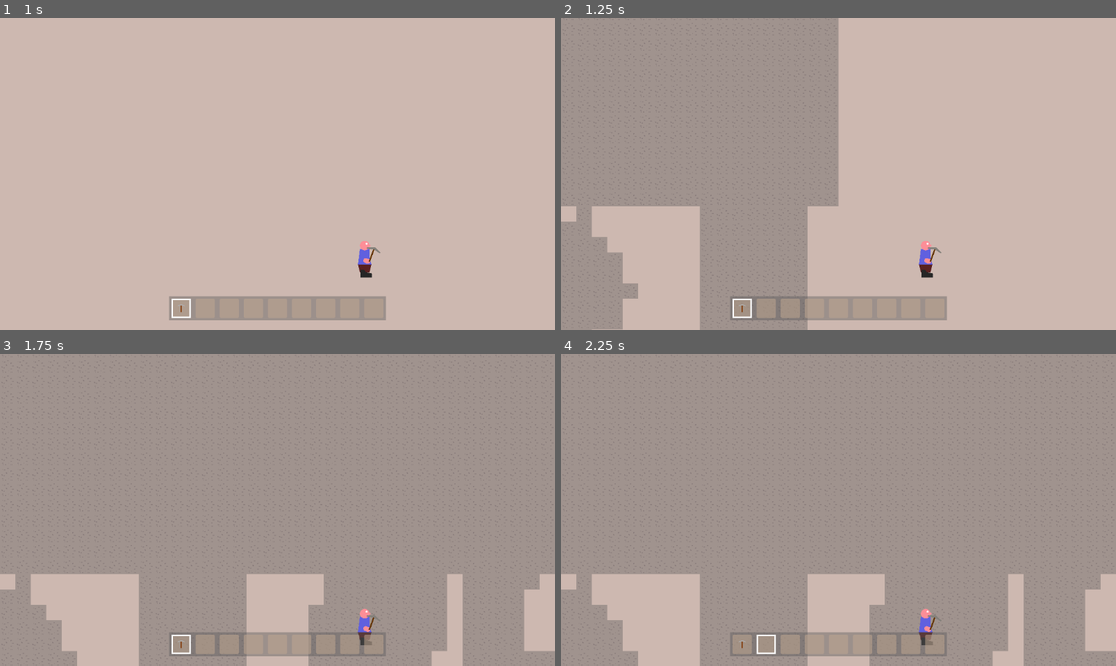
Above: before the commit, frames 1-4 (two rows, left to right).
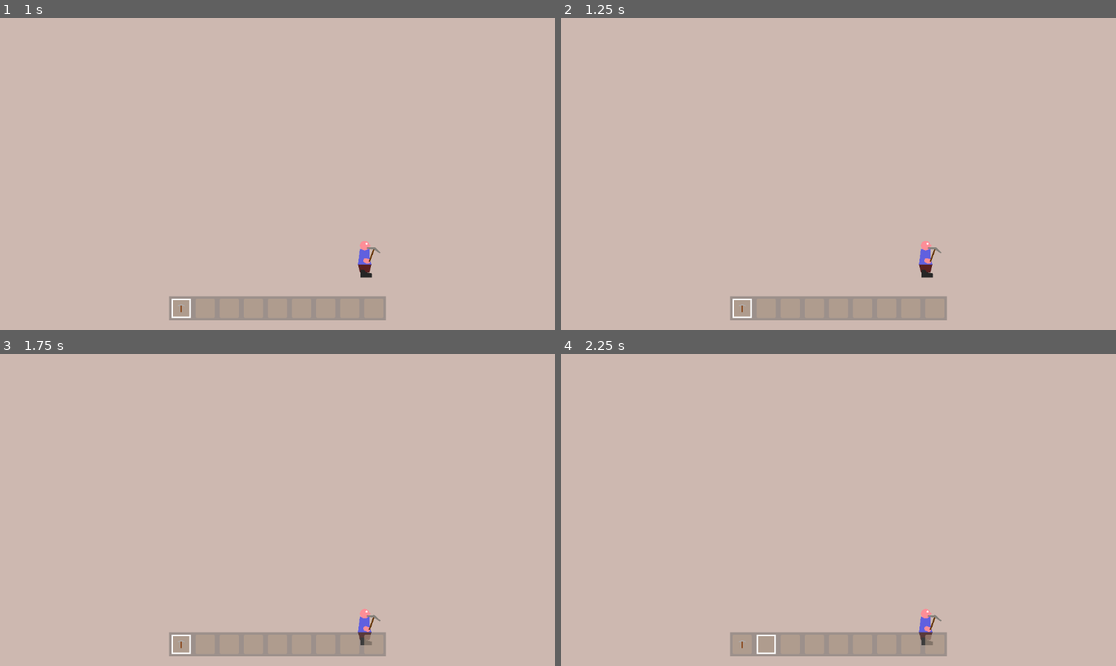
Above: after the commit, the same moments.

Repository: Griiimon/2D-Mining-Sandbox
Game: Godot game, scene res://scenes/game.tscn
The game is run twice, just before and just after one commit, with the same random seed, the same clock (stepped at 60 frames per second) and the same inputs.
Inputs (mouse positions are in pixels of both pictures, inside the frame that each line leads up to):
- Up to frame 1 (1 s): tap Enter at 0.5 s; move the mouse to (399, 158) at 0.52 s; hold D (right) from 0.53 s (still down); tap X (drop_item) at 0.6 s; click (399, 158) at 0.67 s; tap Up (jump) at 0.77 s
- Up to frame 2 (1.25 s): keep holding D (right)
- Up to frame 3 (1.75 s): keep holding D (right); move the mouse to (166, 525) at 1.27 s; tap F (interact) at 1.35 s; tap Up (jump) at 1.52 s
- Up to frame 4 (2.25 s): tap Space at 2 s; move the mouse to (894, 441) at 2.02 s; release D (right) at 2.03 s; hold A (left) from 2.03 s (still down); tap E (next_hotbar_item) at 2.1 s

Frame 1 is identical in both runs. In frame 2, 41% of the frame differs, in the area x 0-50%, y 0-100%; in frame 3, 88%, in the area x 0-100%, y 0-100%; in frame 4, 88%.

Commit message:
delay frames, busy state

Diff:
--- a/scripts/world/chunk_updater.gd
+++ b/scripts/world/chunk_updater.gd
@@ -1,5 +1,7 @@
 class_name ChunkUpdater
 extends Node
+
+const DELAY_FRAMES= 10
 
 @export var disabled: bool= false
 @export var chunk_viewer: Node2D
@@ -8,6 +10,7 @@
 
 
 var world: World
+var busy:= false
 
 
 func _ready():
@@ -15,7 +18,9 @@
 
 
 func run(non_blocking: bool= true):
-	if disabled: return
+	if disabled or busy: return
+
+	busy= true
 
 	var view_tile_pos: Vector2i= chunk_viewer.global_position / World.TILE_SIZE if chunk_viewer else Vector2i.ZERO
 
@@ -30,10 +35,10 @@
 			if not chunk and distance < min_distance:
 				world.create_chunk(chunk_coords)
 				if non_blocking:
-					await get_tree().process_frame
-			#elif chunk and distance > max_distance:
-				#chunk.queue_free()
+					for i in DELAY_FRAMES:
+						await get_tree().process_frame
 
+	busy= false
 
 func _on_update_timer_timeout():
 	run()
